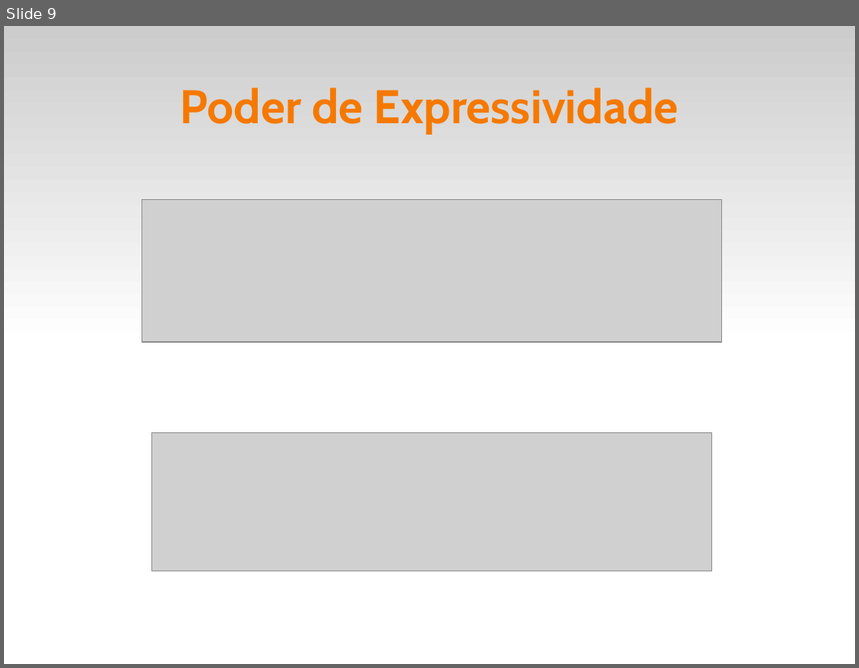
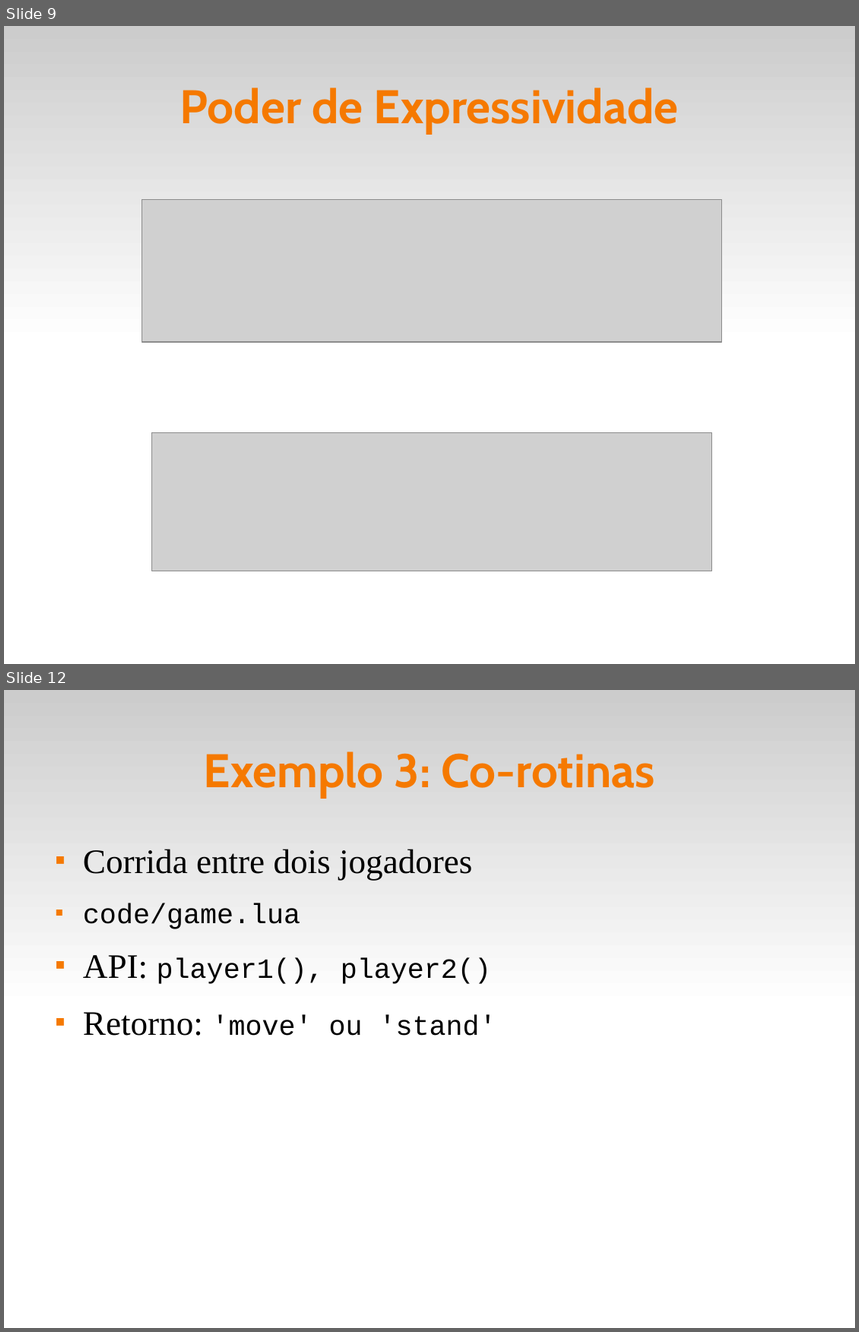
Before and after one commit to fsantanna-uerj/EDL, a slide deck: slides/edl-02.odp. Shown one above the other, each under a label of ours: slide 9 before the commit, slides 9 and 12 after it; the slides between them are not shown. The pictures are 859x668 and 859x1332 pixels, drawn with LibreOffice and Linux fonts; fonts in the diff are those of the drawing; grey boxes stand for pictures. Boxes give left, top, right and bottom in pixels: in the first picture for what was removed or moved away, otherwise in the second. Text is boxed around its words. In the diff, an @@ line names an element or a change of style, - is before the commit and + after.

Commit message:
(>) exemplos de edl-02

```diff
--- a/slides/edl-02.odp
+++ b/slides/edl-02.odp
@@ slide 12 added at (4, 690, 855, 1328), background #FFFFFF; not listed: 1 template element that a slide beside it also shows @@
@@ title added at (204, 752, 655, 798), 44 pt, text #F57900, bold @@
+Exemplo 3: Co-rotinas
@@ text added at (83, 849, 496, 1036), 26 pt, text #000000 @@
+■ Corrida entre dois jogadores
+■ code/game.lua
+■ API: player1(), player2()
+■ Retorno: 'move' ou 'stand'
```
Also in this commit, not shown: 2 slides changed, 7 other files.
